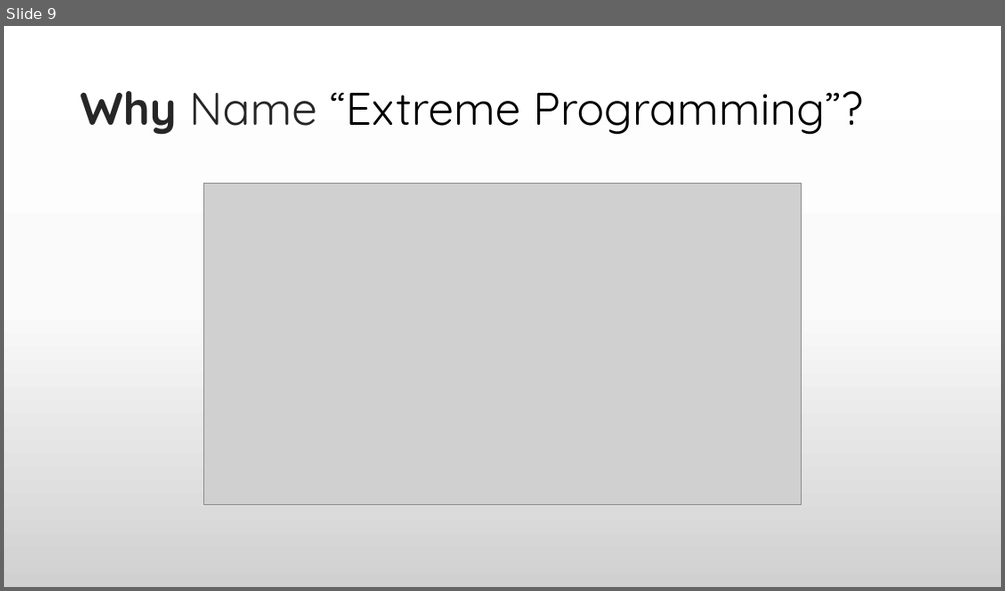
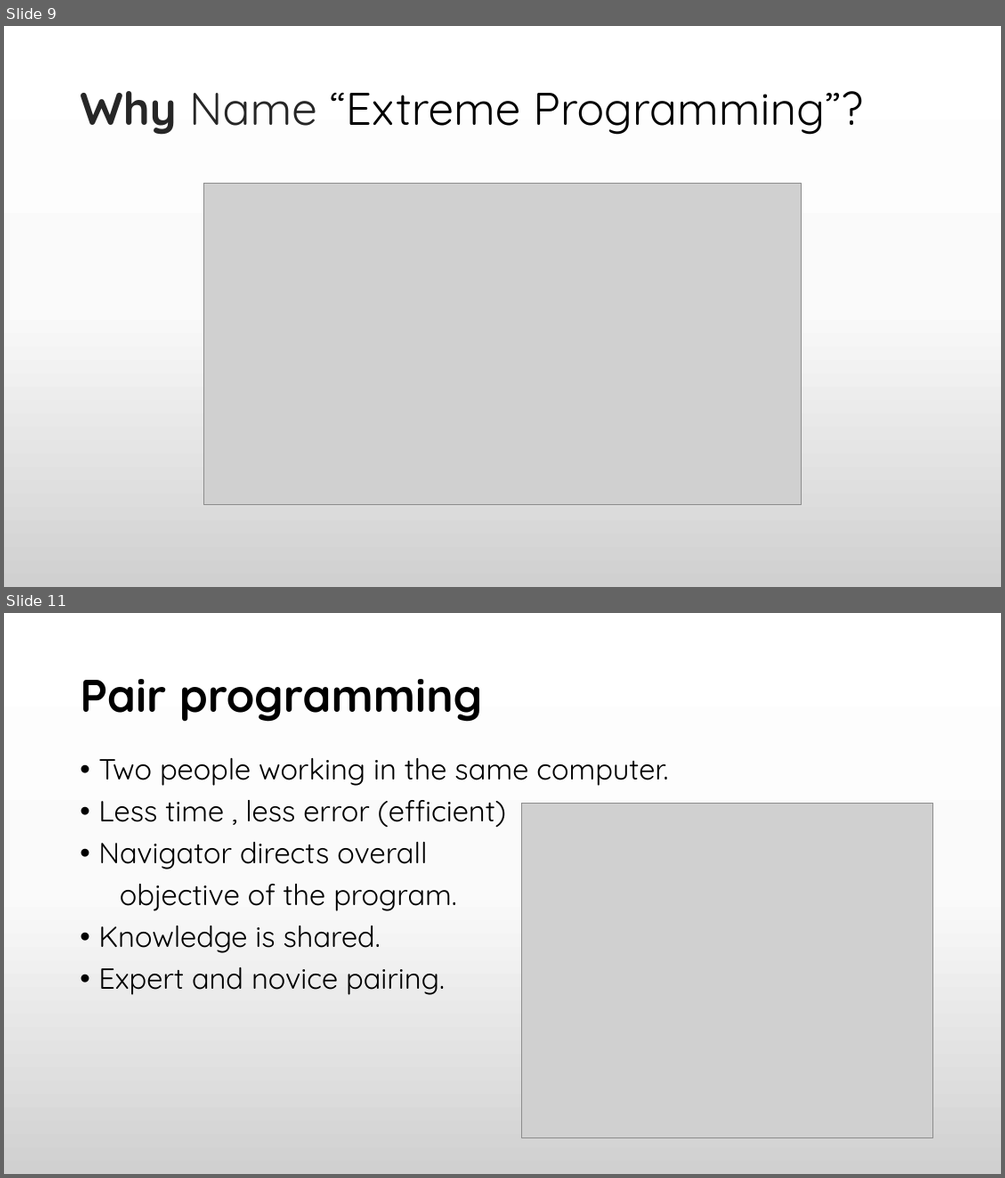
Before and after one commit to praash47/aasn-iii, a slide deck: extreme_programming.pptx. Shown one above the other, each under a label of ours: slide 9 before the commit, slides 9 and 11 after it; the slides between them are not shown. The pictures are 1005x591 and 1005x1178 pixels, drawn with LibreOffice and Linux fonts; fonts in the diff are those of the drawing; grey boxes stand for pictures. Boxes give left, top, right and bottom in pixels: in the first picture for what was removed or moved away, otherwise in the second. Text is boxed around its words. In the diff, an @@ line names an element or a change of style, - is before the commit and + after.

```diff
--- a/extreme_programming.pptx
+++ b/extreme_programming.pptx
@@ slide 11 added at (4,613,1001,1174), background gradient #FFFFFF to #FBFBFB to #D1D1D1 @@
@@ title added at (80,679,483,722), 44 pt, text #000000, bold @@
+Pair programming
@@ text added at (98,758,668,995), 28 pt, text #000000 @@
+• Two people working in the same computer.
+• Less time , less error (efficient)
+• Navigator directs overall
+objective of the program.
+• Knowledge is shared.
+• Expert and novice pairing.
@@ picture added at (521,803,932,1138) @@
```
Also in this commit, not shown: 4 other slides added.
